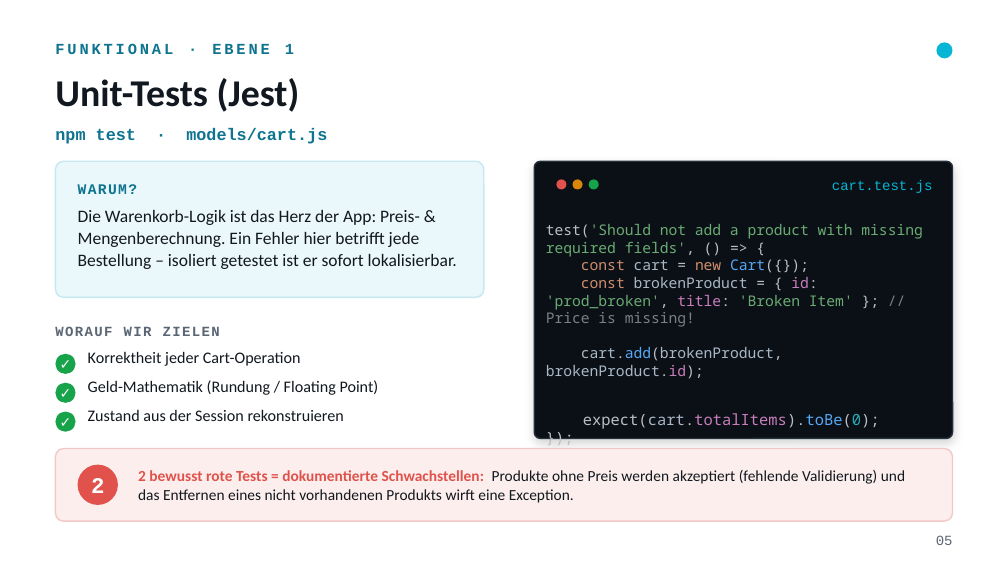
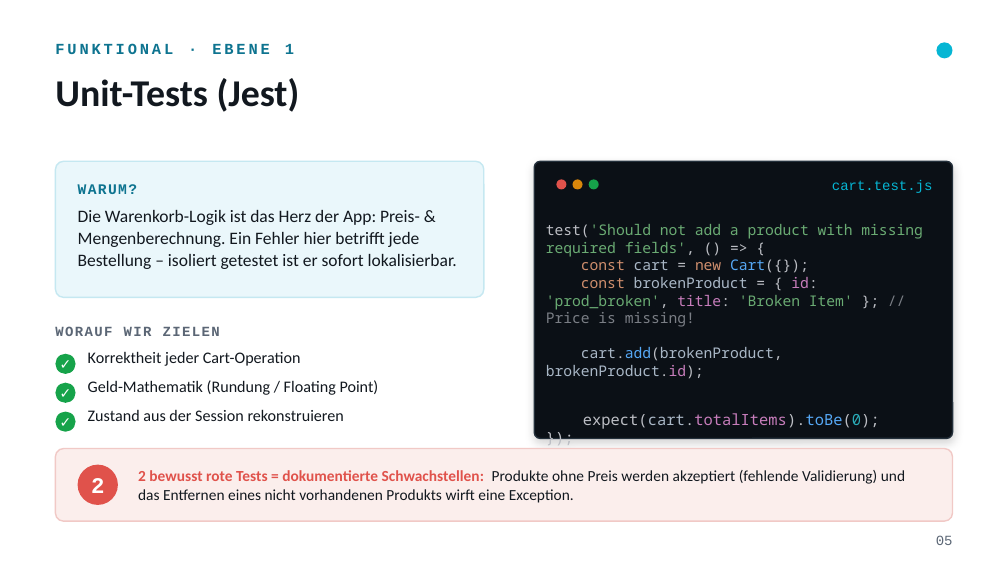
Before and after one commit to a-pointner/nodejs-shopping-cart, a slide deck: slide 4 of PRESENTATION.pptx. Drawn at 1008x567 pixels with LibreOffice and Linux fonts; fonts in the diff are those of the drawing. Boxes give left, top, right and bottom in pixels: in the first picture for what was removed or moved away, otherwise in the second. Text is boxed around its words. In the diff, an @@ line names an element or a change of style, - is before the commit and + after.

Commit message:
removed and added test. reworked ppt

```diff
--- a/PRESENTATION.pptx
+++ b/PRESENTATION.pptx
@@ text removed at (55, 128, 327, 144) @@
-npm test · models/cart.js
```
Also in this commit, not shown: 10 other slides changed, 2 slides removed, 1 other file.
